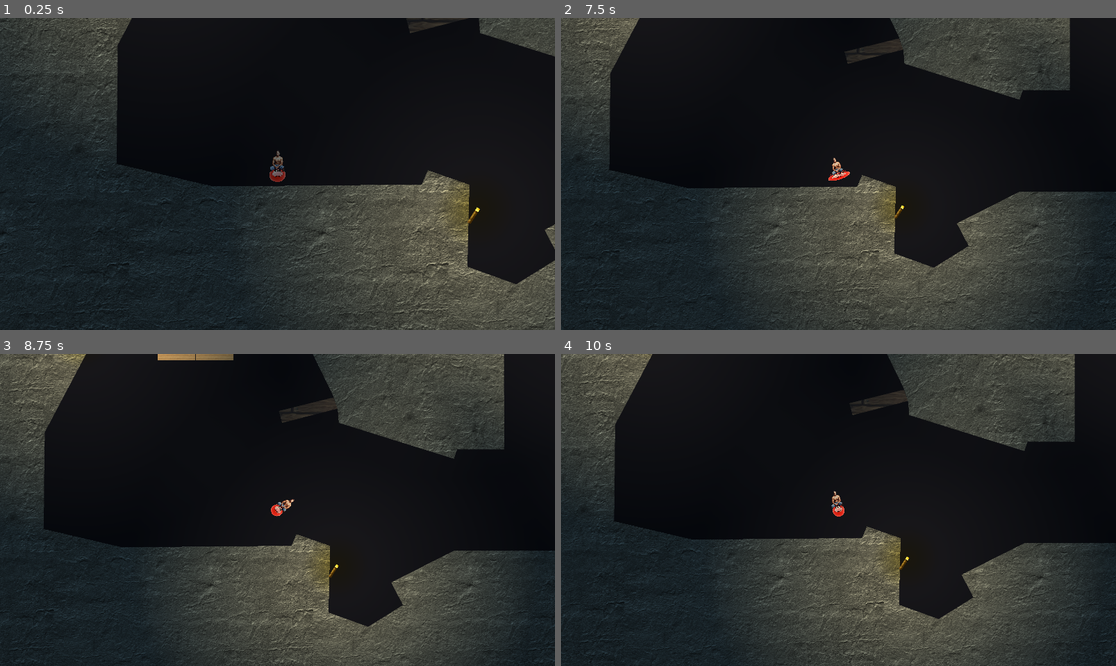
Above: before the commit, frames 1-4 (two rows, left to right).
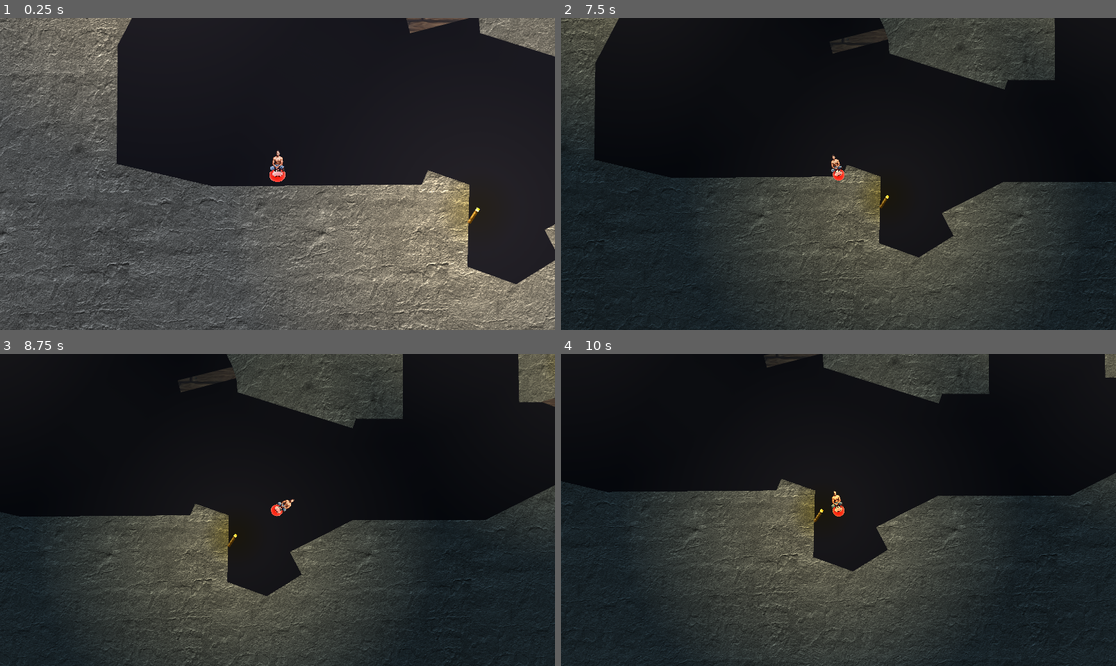
Above: after the commit, the same moments.

Repository: VGDCatumn/VGDC_FALL_26
Game: Godot game, scene res://Levels/level_master.tscn
Same seed, same stepped clock (60 frames per second), same inputs: the game is played once before the commit and once after it. This scene is started directly instead of the project's main scene.
Inputs:
- Up to frame 1 (0.25 s): no input
- Up to frame 2 (7.5 s): tap Enter (ui_accept) at 0.5, 0.77, 1.52, 3.02, 3.77, 4.52, 6.02, 6.77 s; hold D (move_right) 0.53-2.03 s; tap Tab (dev_mode) every 0.75 s from 0.6 to 7.35 s; hold A (move_left) 2.03-2.78 s; hold D (move_right) 2.78-4.28 s; hold A (move_left) 4.28-5.03 s; hold D (move_right) 5.03-5.78 s; hold A (move_left) 5.78-7.28 s; hold D (move_right) from 7.28 s (still down)
- Up to frame 3 (8.75 s): keep holding D (move_right); tap Enter (ui_accept) at 7.52 s; tap Tab (dev_mode) at 8.1 s
- Up to frame 4 (10 s): tap Tab (dev_mode) at 8.85, 9.6 s; tap Enter (ui_accept) at 9.02, 9.77 s; release D (move_right) at 9.53 s; hold A (move_left) from 9.53 s (still down)

The runs differ from the first frame. In frame 1, 56% of the frame differs, in the area x 0-100%, y 0-100%; in frame 2, 13%; in frame 3, 42%; in frame 4, 39%.

Commit message:
Add level_village and level_chapel to level_master

Diff:
--- a/Godot/Levels/level_chasm.tscn
+++ b/Godot/Levels/level_chasm.tscn
@@ -10,9 +10,9 @@
 [ext_resource type="Texture2D" uid="uid://dgmbhojaqqy1" path="res://Sprites/picture-frame.png" id="10_870hm"]
 [ext_resource type="Texture2D" uid="uid://cl1wb0ivlwuqy" path="res://Sprites/trophy.webp" id="11_jt8vq"]
 [ext_resource type="AudioStream" uid="uid://b5tjfmtot7kik" path="res://Audio/soundtrack-chasm.mp3" id="12_1vapn"]
-[ext_resource type="Script" uid="uid://c04dpp7t1j182" path="res://Levels/ambient_light_chasm.gd" id="12_7s22q"]
+[ext_resource type="Script" uid="uid://c04dpp7t1j182" path="res://Scripts/ambient_light_chasm.gd" id="12_7s22q"]
 [ext_resource type="PackedScene" uid="uid://b4anoj2hvgqbq" path="res://Instances/platform_trapdoor.tscn" id="13_870hm"]
-[ext_resource type="Script" path="res://Scripts/trigger_chasm_zoom.gd" id="13_jt8vq"]
+[ext_resource type="Script" uid="uid://vnb2ueuuk76v" path="res://Scripts/trigger_chasm_zoom.gd" id="13_jt8vq"]
 [ext_resource type="PackedScene" uid="uid://cgqovkrysu1fw" path="res://Instances/torch.tscn" id="14_7s22q"]
 
 [sub_resource type="Curve" id="Curve_870hm"]
@@ -223,7 +223,7 @@
 size = Vector2(697.21875, 291.625)
 
 [sub_resource type="RectangleShape2D" id="RectangleShape2D_aopc1"]
-size = Vector2(697.21875, 114.3125)
+size = Vector2(2004.6094, 114.3125)
 
 [sub_resource type="RectangleShape2D" id="RectangleShape2D_mcpwx"]
 size = Vector2(415.875, 82.210815)
@@ -292,7 +292,6 @@
 [node name="Platforms_Static" type="StaticBody2D" parent="." unique_id=247718308 groups=["Physical"]]
 collision_layer = 3
 collision_mask = 3
-metadata/_edit_group_ = true
 
 [node name="CollisionShape2D" type="CollisionShape2D" parent="Platforms_Static" unique_id=1369962554]
 position = Vector2(576.75, 557)
@@ -657,7 +656,7 @@
 shape = SubResource("RectangleShape2D_rvr8f")
 
 [node name="CollisionShape2D59" type="CollisionShape2D" parent="Platforms_Static" unique_id=1054976760]
-position = Vector2(3004, -3953.1563)
+position = Vector2(3657.6953, -3953.1563)
 shape = SubResource("RectangleShape2D_aopc1")
 
 [node name="CollisionShape2D42" type="CollisionShape2D" parent="Platforms_Static" unique_id=1141691232]
@@ -887,7 +886,7 @@
 
 [node name="DirectionalLight_Darkness" type="DirectionalLight2D" parent="Lighting" unique_id=1019431545]
 color = Color(0.9856015, 0.8393236, 0.7695522, 1)
-energy = 0.75
+energy = 0.0
 blend_mode = 1
 script = ExtResource("12_7s22q")
 
--- a/Godot/Levels/level_master.tscn
+++ b/Godot/Levels/level_master.tscn
@@ -2,10 +2,18 @@
 
 [ext_resource type="PackedScene" uid="uid://dgjc4wsslmwwq" path="res://Levels/level_chasm.tscn" id="1_q24hh"]
 [ext_resource type="PackedScene" uid="uid://bwffcab06wreq" path="res://Levels/level_mountian.tscn" id="2_hxsbd"]
+[ext_resource type="PackedScene" uid="uid://bphbftddarv4d" path="res://Levels/level_village.tscn" id="3_hxsbd"]
+[ext_resource type="PackedScene" uid="uid://sg2q1paaiks" path="res://Levels/level_chapel.tscn" id="4_ybcgk"]
 
 [node name="LevelMaster" type="Node2D" unique_id=1479141605]
 
 [node name="LevelChasm" parent="." unique_id=488097887 instance=ExtResource("1_q24hh")]
 
 [node name="LevelMountian" parent="." unique_id=847851098 instance=ExtResource("2_hxsbd")]
-position = Vector2(-507, -4787)
+position = Vector2(-1053, -4779)
+
+[node name="LevelVillage" parent="." unique_id=763794867 instance=ExtResource("3_hxsbd")]
+position = Vector2(-13826, -8746)
+
+[node name="LevelChapel" parent="." unique_id=203127601 instance=ExtResource("4_ybcgk")]
+position = Vector2(3091, -29780)
--- a/Godot/Levels/level_mountian.tscn
+++ b/Godot/Levels/level_mountian.tscn
@@ -2,10 +2,10 @@
 
 [ext_resource type="PackedScene" uid="uid://duoojr5lkmj1k" path="res://Instances/player_ball_man.tscn" id="1_3745l"]
 [ext_resource type="PackedScene" uid="uid://d2jwllqcv5r6g" path="res://Instances/platform_spring.tscn" id="2_0j81s"]
-[ext_resource type="Script" uid="uid://cswex5v20fyms" path="res://Levels/wall_bouncy.gd" id="3_0j81s"]
+[ext_resource type="Script" uid="uid://cswex5v20fyms" path="res://Scripts/wall_bouncy.gd" id="3_0j81s"]
 
 [sub_resource type="RectangleShape2D" id="RectangleShape2D_ui3te"]
-size = Vector2(4424.001, 166.1875)
+size = Vector2(3164.0005, 166.1875)
 
 [sub_resource type="RectangleShape2D" id="RectangleShape2D_0whg0"]
 size = Vector2(798.24097, 185.35088)
@@ -65,7 +65,7 @@
 size = Vector2(919.31506, 271.24457)
 
 [sub_resource type="RectangleShape2D" id="RectangleShape2D_5vpjl"]
-size = Vector2(906.2514, 3650.2312)
+size = Vector2(906.2514, 561.8535)
 
 [sub_resource type="RectangleShape2D" id="RectangleShape2D_43dke"]
 size = Vector2(180.25478, 967.3767)
@@ -163,12 +163,12 @@
 [node name="LevelMountian1" type="Node2D" unique_id=847851098]
 
 [node name="BallMan" parent="." unique_id=742937550 instance=ExtResource("1_3745l")]
-position = Vector2(4219, 712)
+position = Vector2(4965, 694)
 
 [node name="Platforms_Static" type="StaticBody2D" parent="." unique_id=620585538]
 
 [node name="CollisionShape2D67" type="CollisionShape2D" parent="Platforms_Static" unique_id=265221828]
-position = Vector2(5379, 850.90625)
+position = Vector2(6009, 850.90625)
 scale = Vector2(0.9999999, 0.9999999)
 shape = SubResource("RectangleShape2D_ui3te")
 
@@ -298,7 +298,7 @@
 shape = SubResource("RectangleShape2D_l75dm")
 
 [node name="CollisionShape2D96" type="CollisionShape2D" parent="Platforms_Static" unique_id=634241118]
-position = Vector2(-2861, -3927.0005)
+position = Vector2(-1325.3792, -3764.5698)
 rotation = 1.6761796
 scale = Vector2(0.99999917, 0.99999917)
 shape = SubResource("RectangleShape2D_5vpjl")
--- a/Godot/Levels/wall_bouncy.gd
+++ /dev/null
@@ -1,23 +0,0 @@
-extends Area2D
-
-
-# Called when the node enters the scene tree for the first time.
-func _ready() -> void:
-	pass # Replace with function body.
-
-
-# Called every frame. 'delta' is the elapsed time since the previous frame.
-func _process(delta: float) -> void:
-	pass
-
-
-
-
-func _on_body_entered(body: Node2D) -> void:
-	if body.is_in_group("PLAYER"):
-		body.wall_bounce_multiplier *= 2
-
-
-func _on_body_exited(body: Node2D) -> void:
-	if body.is_in_group("PLAYER"):
-		body.wall_bounce_multiplier *= 0.5
--- a/Godot/Scripts/wall_bouncy.gd
+++ b/Godot/Scripts/wall_bouncy.gd
@@ -13,9 +13,9 @@
 
 func _on_body_entered(body):
 	if (body.is_in_group("PLAYER")):
-		body.wall_bounce_multiplier = 1
+		body.wall_bounce_multiplier *= 2
 
 
 func _on_body_exited(body):
 	if (body.is_in_group("PLAYER")):
-		body.wall_bounce_multiplier = 0.5
+		body.wall_bounce_multiplier *= 0.5
Not shown: 1 places in Godot/Levels/level_chasm.tscn that only renumber resources
Not shown, removed: Godot/Levels/wall_bouncy.gd.uid
Renamed: Godot/Levels/ambient_light_chasm.gd -> Godot/Scripts/ambient_light_chasm.gd
Renamed: Godot/Levels/ambient_light_chasm.gd.uid -> Godot/Scripts/ambient_light_chasm.gd.uid
Not shown, changed: Godot/Scripts/wall_bouncy.gd.uid
Not shown, changed: Godot/Sprites/Mushroom.png.import
